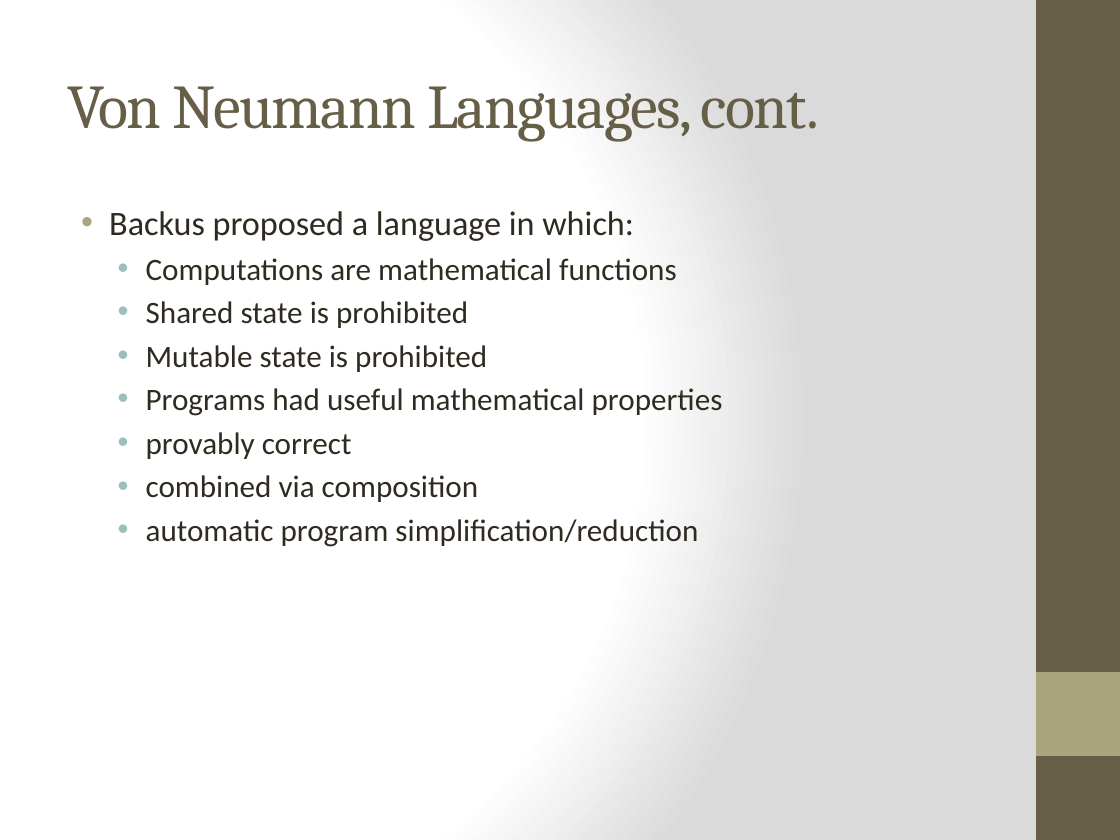
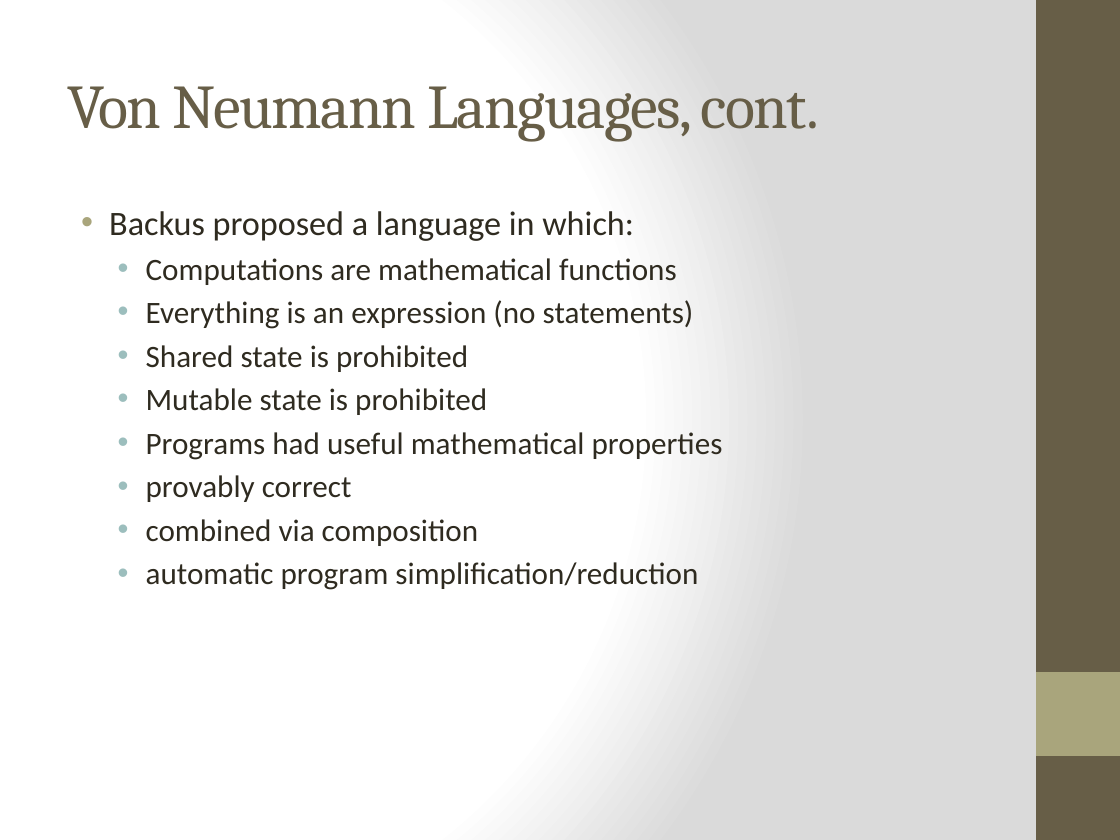
Before and after one commit to bjhartin/FoundationsOfFunctionalProgramming, a slide deck: slide 6 of FoundationsOfFunctionalProgramming.pptx. Drawn at 1120x840 pixels with LibreOffice and Linux fonts; fonts in the diff are those of the drawing. Boxes give left, top, right and bottom in pixels: in the first picture for what was removed or moved away, otherwise in the second. Text is boxed around its words. In the diff, an @@ line names an element or a change of style, - is before the commit and + after.

```diff
--- a/FoundationsOfFunctionalProgramming.pptx
+++ b/FoundationsOfFunctionalProgramming.pptx
@@ text at (146, 300, 694, 329): paragraph added @@
+  • Everything is an expression (no statements)
```
Also in this commit, not shown: 2 other slides changed, 2 other files.
